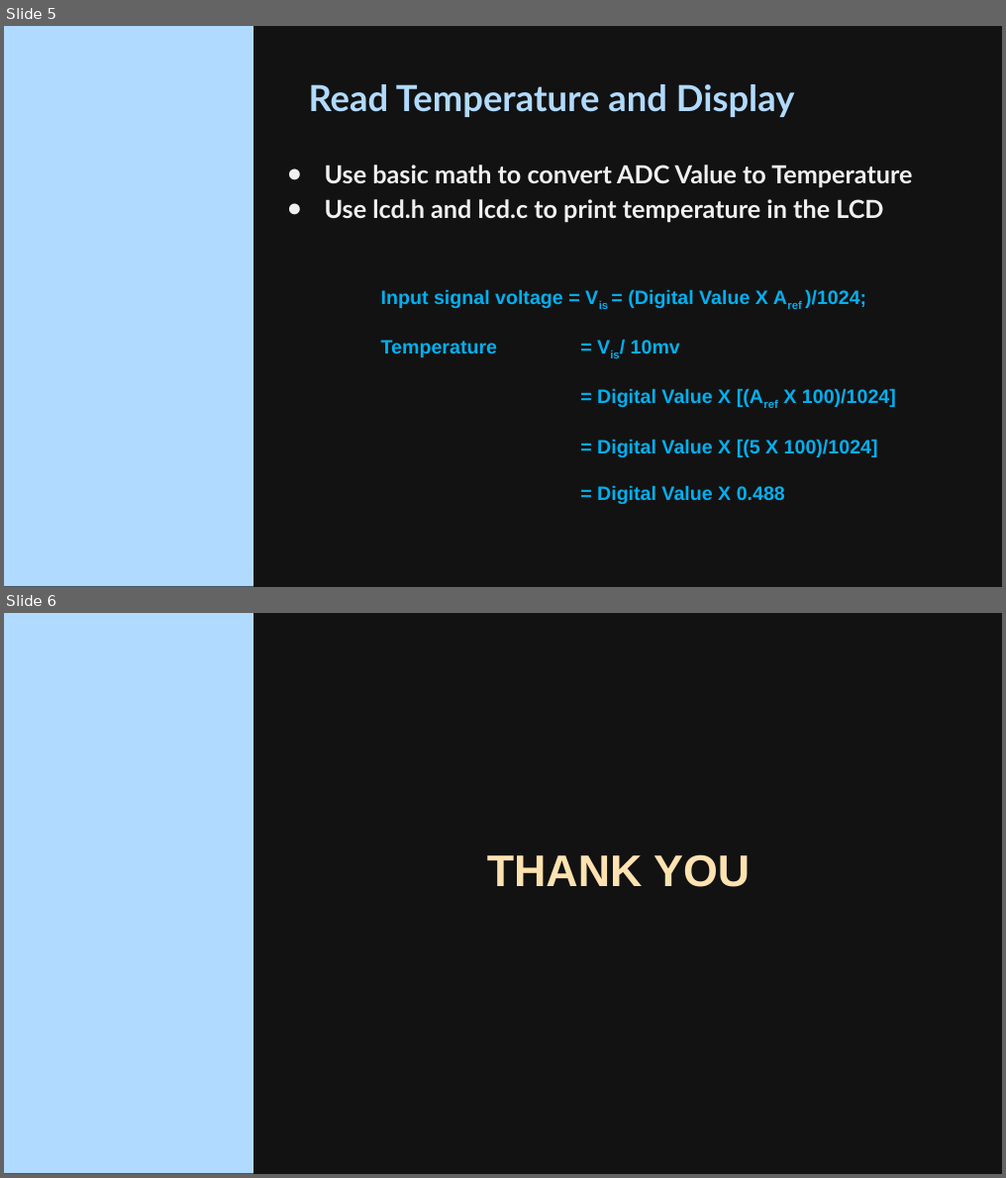
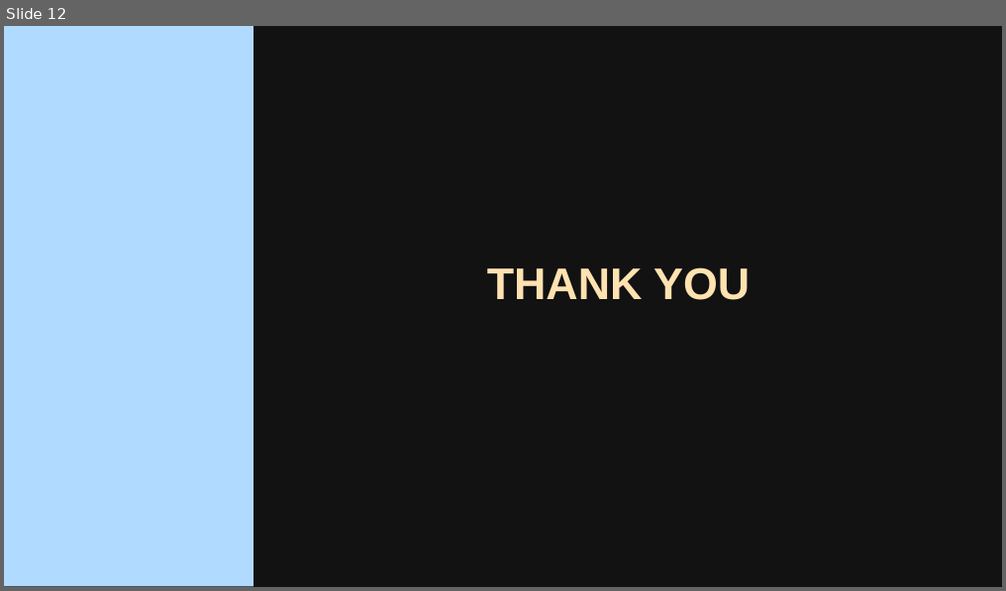
Before and after one commit to mohulmgeorge/embedded-systems, a slide deck: Presentations/AVR Live Class 16.pptx. Shown one above the other, each under a label of ours: slides 5 and 6 before the commit, slide 12 after it. The pictures are 1006x1178 and 1006x591 pixels, drawn with LibreOffice and Linux fonts; fonts in the diff are those of the drawing; background and template pictures are left out. Boxes give left, top, right and bottom in pixels: in the first picture for what was removed or moved away, otherwise in the second. Text is boxed around its words. In the diff, an @@ line names an element or a change of style, - is before the commit and + after.

```diff
--- a/Presentations/AVR Live Class 16.pptx
+++ b/Presentations/AVR Live Class 16.pptx
@@ slide 5 removed at [4,26,1002,587], background picture (left out); not listed: 1 template element that a slide beside it also shows @@
@@ title removed at [309,84,795,117] @@
-Read Temperature and Display
@@ text removed at [325,165,912,222] @@
-● Use basic math to convert ADC Value to Temperature
-● Use lcd.h and lcd.c to print temperature in the LCD
@@ text removed at [381,289,896,504] @@
-  Input signal voltage = Vis = (Digital Value X Aref )/1024;
-  Temperature = Vis/ 10mv
-  = Digital Value X [(Aref X 100)/1024]
-  = Digital Value X [(5 X 100)/1024]
-  = Digital Value X 0.488
@@ what was slide 6 is now slide 12 @@
```
Also in this commit, not shown: 1 slide changed, 10 slides added, 3 other slides removed, 15 other files.
